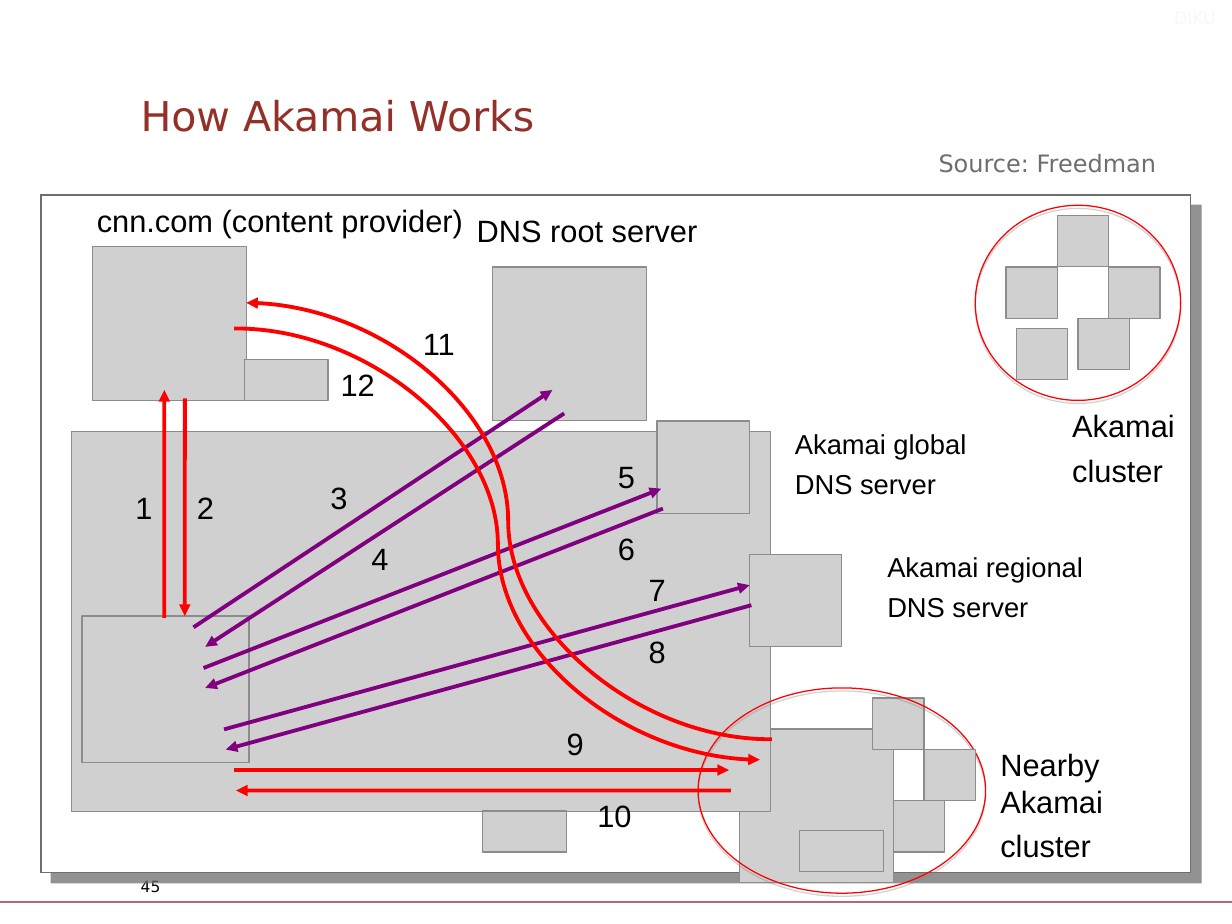
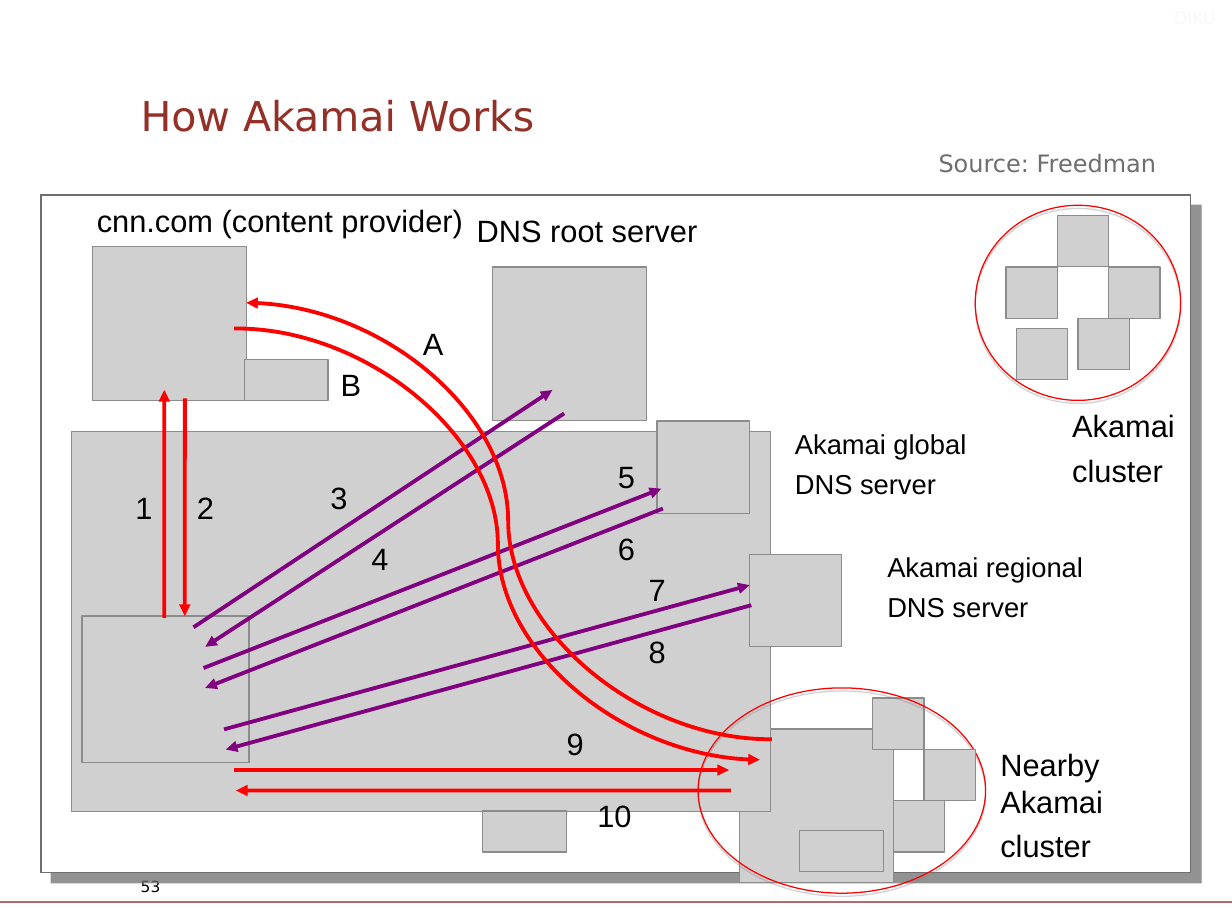
Before and after one commit to diku-compSys/compSys-e2021-pub, a slide deck: slide 53 of lectures/211103_application_layer_http/slides.odp (slide 45 before the commit). Drawn at 1232x924 pixels with LibreOffice and Linux fonts; fonts in the diff are those of the drawing; grey boxes stand for pictures; background and template pictures are left out. Boxes give left, top, right and bottom in pixels: in the first picture for what was removed or moved away, otherwise in the second. Text is boxed around its words. In the diff, an @@ line names an element or a change of style, - is before the commit and + after.

```diff
--- a/lectures/211103_application_layer_http/slides.odp
+++ b/lectures/211103_application_layer_http/slides.odp
@@ text at (x1=423, y1=333, x2=444, y2=355): text changed @@
-11
+A
@@ text at (x1=341, y1=374, x2=362, y2=396): text changed @@
-12
+B
@@ page number at (x1=141, y1=879, x2=161, y2=892): text changed @@
-45
+53
```
Also in this commit, not shown: 11 other slides changed, 8 slides added, 3 other files.
